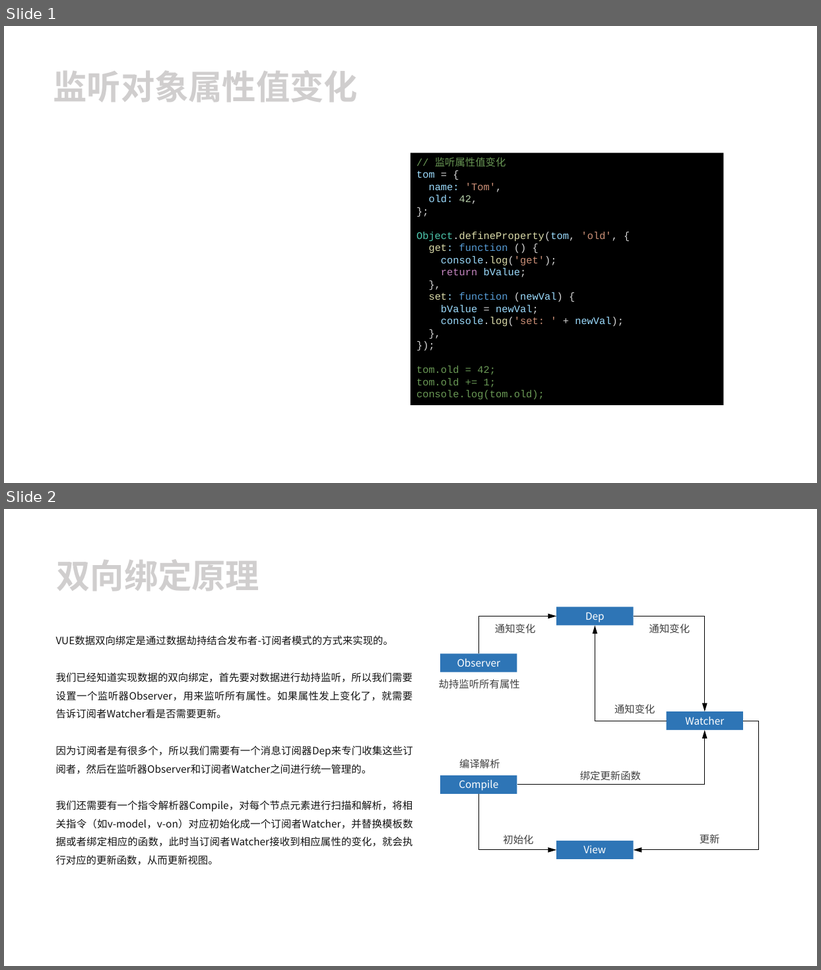
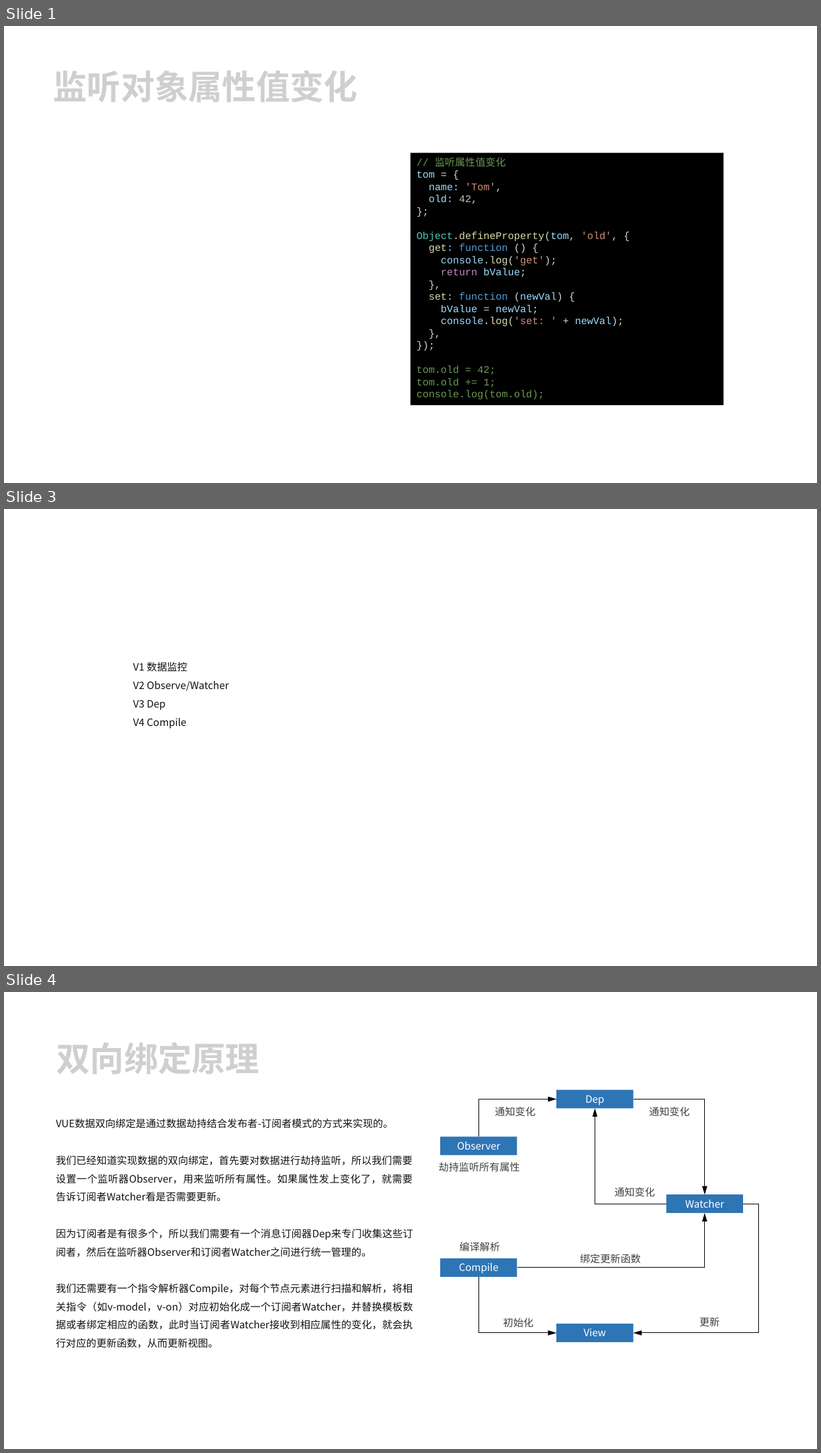
Before and after one commit to tecshuttle/interview, a slide deck: 2 前端/Vue/Vue双向数据绑定原理/Vue双向数据绑定原理.pptx. Shown one above the other, each under a label of ours: slides 1 and 2 before the commit, slides 1, 3 and 4 after it; the slides between them are not shown. The pictures are 821x970 and 821x1453 pixels, drawn with LibreOffice and Linux fonts; fonts in the diff are those of the drawing. Boxes give left, top, right and bottom in pixels: in the first picture for what was removed or moved away, otherwise in the second. Text is boxed around its words. In the diff, an @@ line names an element or a change of style, - is before the commit and + after.

```diff
--- a/2 前端/Vue/Vue双向数据绑定原理/Vue双向数据绑定原理.pptx
+++ b/2 前端/Vue/Vue双向数据绑定原理/Vue双向数据绑定原理.pptx
@@ slide 3 added at [4, 509, 817, 966], background #FFFFFF @@
@@ text added at [133, 662, 228, 729], 12 pt, text #121212 @@
+V1 数据监控
+V2 Observe/Watcher
+V3 Dep
+V4 Compile
@@ what was slide 2 is now slide 4 @@
```
Also in this commit, not shown: 1 other slide added, 6 other files.
